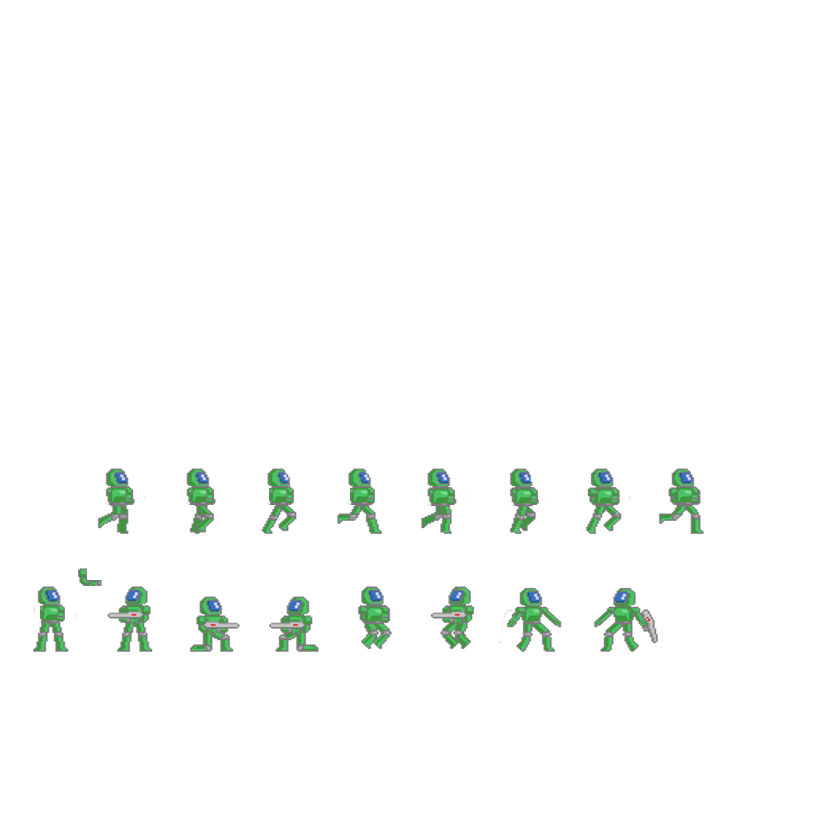
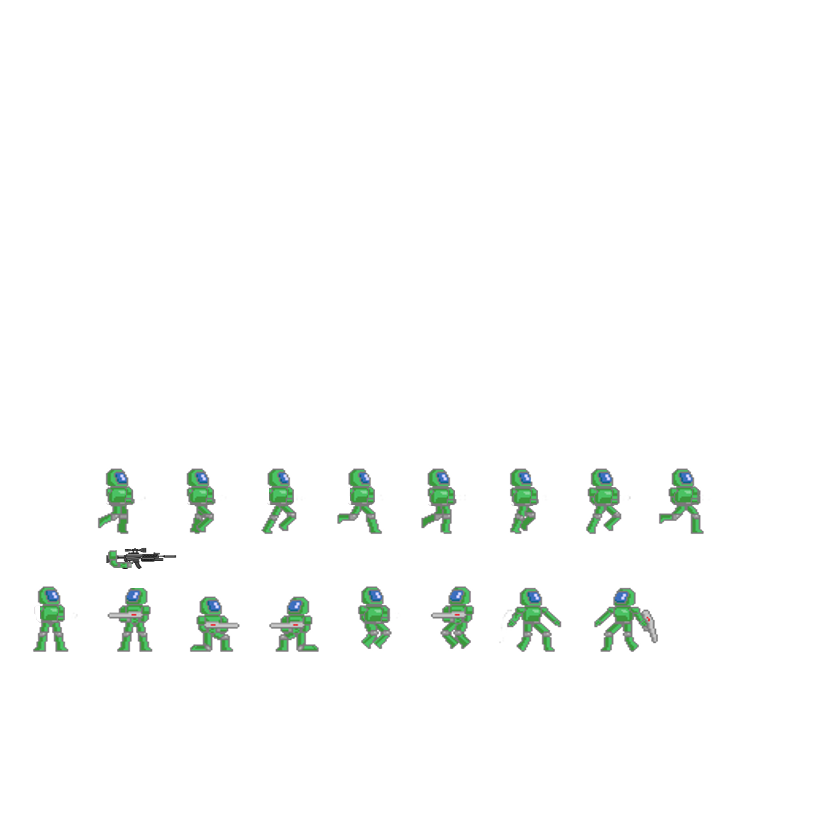
Layers edited between the first and the second 840px x 840px image:
renamed "Soldier.png" to "Inklistrat lager", painted on it over [78, 547, 177, 588]
